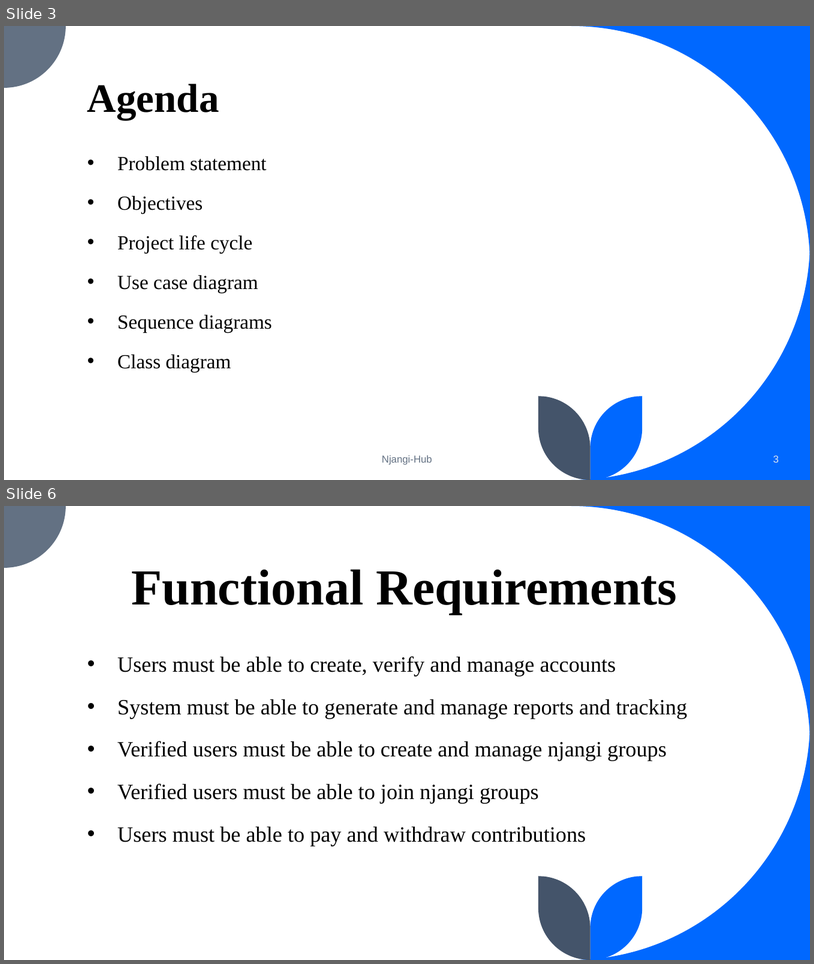
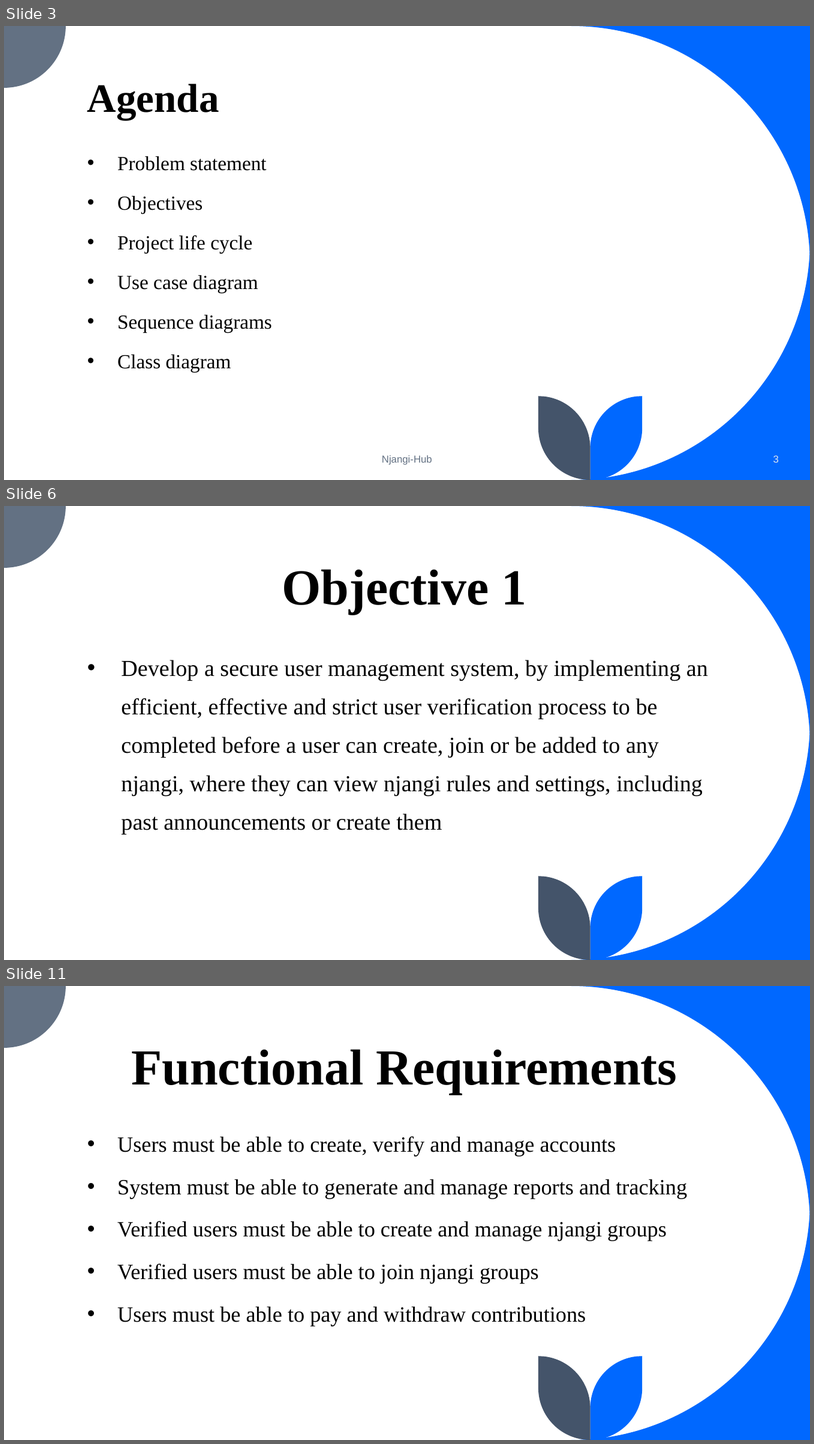
Before and after one commit to Fuangi/Landmark-njangi-hub, a slide deck: njangi.pptx. Shown one above the other, each under a label of ours: slides 3 and 6 before the commit, slides 3, 6 and 11 after it; the slides between them are not shown. The pictures are 814x964 and 814x1444 pixels, drawn with LibreOffice and Linux fonts; fonts in the diff are those of the drawing. Boxes give left, top, right and bottom in pixels: in the first picture for what was removed or moved away, otherwise in the second. Text is boxed around its words. In the diff, an @@ line names an element or a change of style, - is before the commit and + after.

```diff
--- a/njangi.pptx
+++ b/njangi.pptx
@@ slide 6 added at [4, 506, 810, 960], background #FFFFFF; not listed: 5 template elements that a slide beside it also shows @@
@@ title added at [282, 569, 527, 614], 60 pt, text #000000, bold @@
+Objective 1
@@ text added at [121, 660, 708, 834], 27.2 pt, text #000000 @@
+• Develop a secure user management system, by implementing an efficient, effective and strict user verification process to be completed before a user can create, join or be added to any njangi, where they can view njangi rules and settings, including past announcements or create them
@@ what was slide 6 is now slide 11 @@
```
Also in this commit, not shown: 3 slides changed, 4 other slides added, 1 other file.
